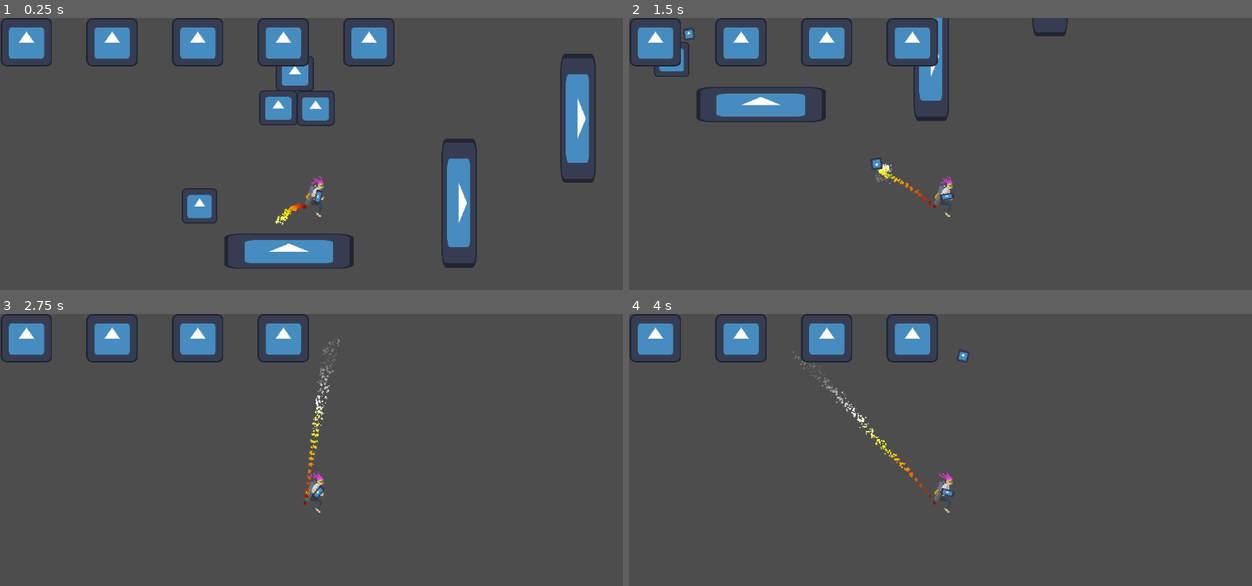
Above: before the commit, frames 1-4 (two rows, left to right).
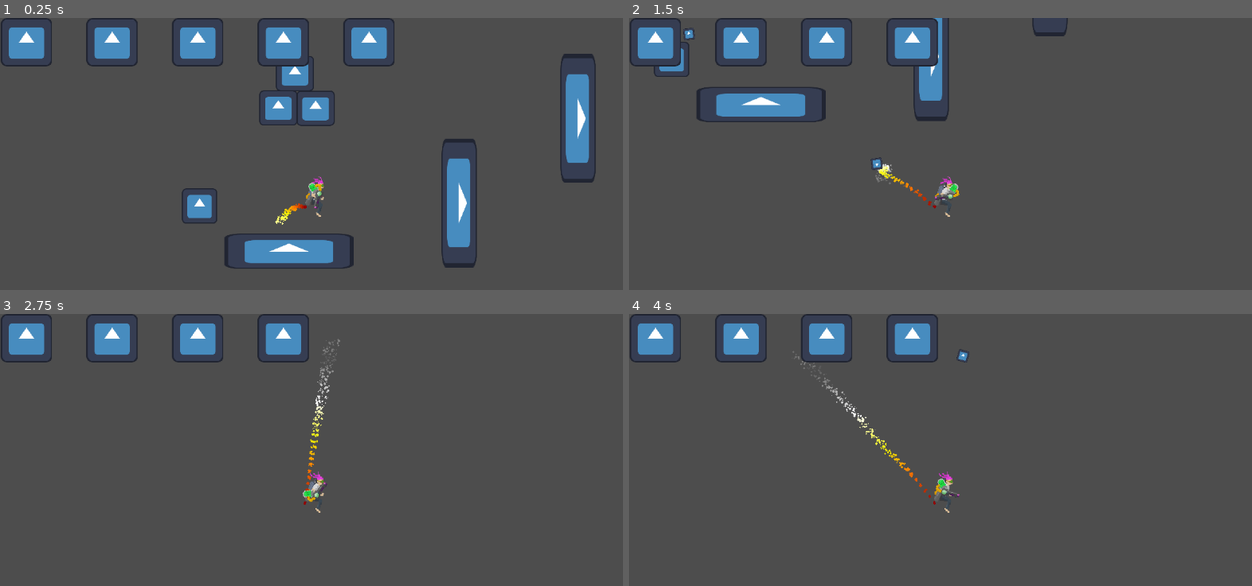
Above: after the commit, the same moments.

Repository: Sn0wy8/Haven
Game: Godot game, scene res://Scenes/main.tscn
Two runs of this game, one before a commit and one after it. Both use one fixed random seed, a clock stepped at 60 frames per second and the inputs below. The engine's default icon, where the game draws it, is replaced by a stand-in: a white triangle on a blue panel in a dark square.
Inputs (mouse positions are in pixels of both pictures, inside the frame that each line leads up to):
- Up to frame 1 (0.25 s): no input
- Up to frame 2 (1.5 s): move the mouse to (1090, 178) at 0.52 s; hold D (RIGHT) from 0.53 s (still down); click (1090, 178) at 0.6 s; tap W (UP) at 0.77 s; move the mouse to (822, 213) at 1.27 s; click (822, 213) at 1.35 s
- Up to frame 3 (2.75 s): tap W (UP) at 1.52 s; move the mouse to (380, 414) at 2.02 s; release D (RIGHT) at 2.03 s; hold A (LEFT) from 2.03 s (still down); click (380, 414) at 2.1 s
- Up to frame 4 (4 s): move the mouse to (915, 564) at 2.77 s; release A (LEFT) at 2.78 s; hold D (RIGHT) from 2.78 s (still down); click (915, 564) at 2.85 s; tap W (UP) at 3.02, 3.77 s; move the mouse to (1139, 545) at 3.52 s; click (1139, 545) at 3.6 s

The runs differ from the first frame. In frame 1, 0.1% of the frame differs, in the area x 49-52%, y 60-71%; in frame 2, 0.1%, in the area x 38-54%, y 51-67%; in frame 3, 0.1%; in frame 4, 0.1%.

Commit message:
gun

Diff:
--- a/haven/Scenes/gun.tscn
+++ b/haven/Scenes/gun.tscn
@@ -1,7 +1,7 @@
 [gd_scene format=3 uid="uid://c8815eok78ono"]
 
 [ext_resource type="Script" uid="uid://bpb0y4a1tqd3g" path="res://Scripts/gun.gd" id="1_vk1bi"]
-[ext_resource type="Texture2D" uid="uid://uelvhslkv8pv" path="res://icon.svg" id="2_dk5gl"]
+[ext_resource type="Texture2D" uid="uid://iixix4cqbqy5" path="res://Assets/Sprites/Gun.png" id="2_oqrbh"]
 
 [node name="Gun" type="Node2D" unique_id=1880026885]
 script = ExtResource("1_vk1bi")
@@ -9,9 +9,9 @@
 [node name="RotationOffset" type="Node2D" parent="." unique_id=1645637815]
 
 [node name="Sprite2D" type="Sprite2D" parent="RotationOffset" unique_id=2105182281]
-position = Vector2(0.5, 1.9073486e-06)
-scale = Vector2(0.3828125, 0.171875)
-texture = ExtResource("2_dk5gl")
+position = Vector2(9.536743e-07, 0)
+scale = Vector2(3.140625, 3.0625)
+texture = ExtResource("2_oqrbh")
 
 [node name="shoot_pos" type="Marker2D" parent="RotationOffset/Sprite2D" unique_id=1703789443]
 
Binary file added: haven/Assets/Sprites/Gun.png
Not shown, added: haven/Assets/Sprites/Gun.png.import
Not shown, added: haven/Assets/Sprites/Gun.kra
